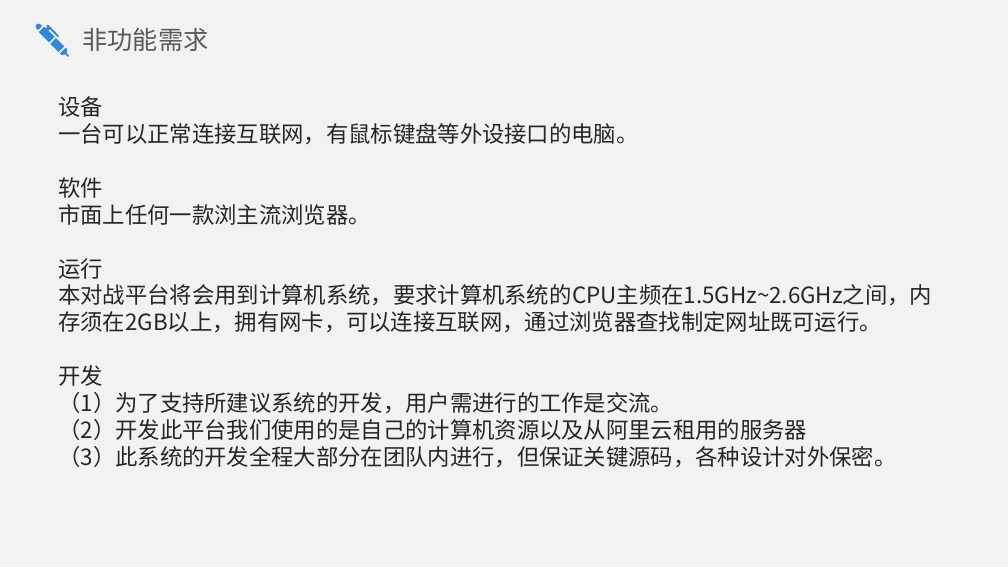
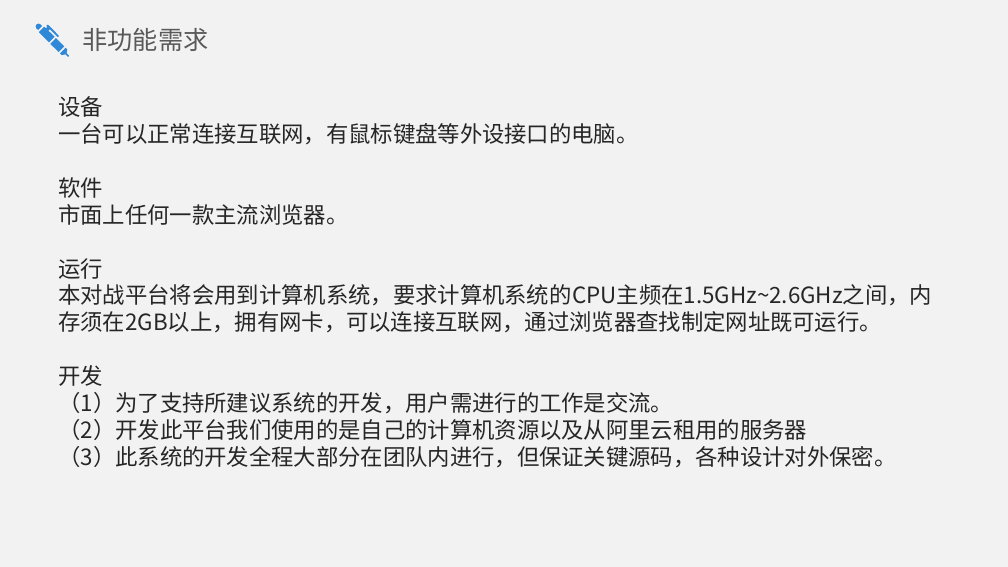
Before and after one commit to SE2020-G02/OurSudoku, a slide deck: slide 26 of SE2020-G02-需求规格说明/SRS v0.0.4.pptx. Drawn at 1008x567 pixels with LibreOffice and Linux fonts; fonts in the diff are those of the drawing. Boxes give left, top, right and bottom in pixels: in the first picture for what was removed or moved away, otherwise in the second. Text is boxed around its words. In the diff, an @@ line names an element or a change of style, - is before the commit and + after.

```diff
--- a/SE2020-G02-需求规格说明/SRS v0.0.4.pptx
+++ b/SE2020-G02-需求规格说明/SRS v0.0.4.pptx
@@ text at (58,204,348,225): text changed @@
-市面上任何一款浏主流浏览器。
+市面上任何一款主流浏览器。
```
Also in this commit, not shown: 3 other slides changed, 6 other files.
